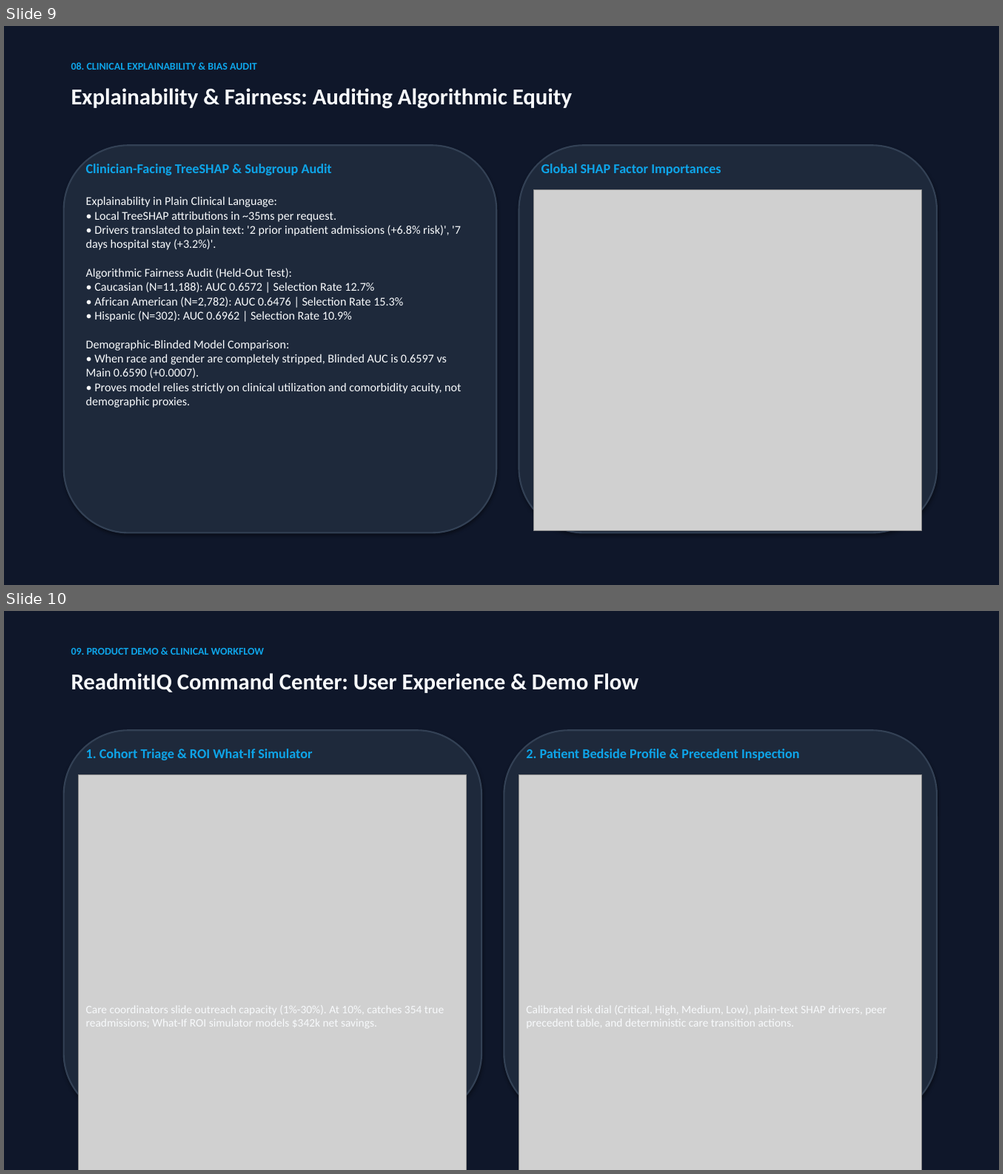
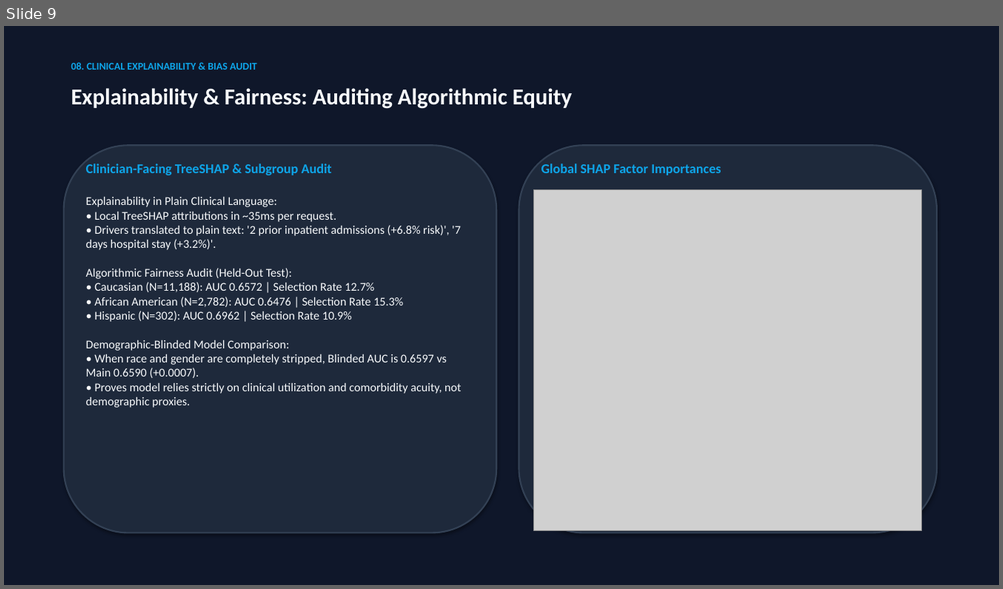
Before and after one commit to Tribhuwansingh2023/ReadmitIQ, a slide deck: docs/presentation/ReadmitIQ_deck.pptx. Shown one above the other, each under a label of ours: slides 9 and 10 before the commit, slide 9 after it. The pictures are 1003x1174 and 1003x589 pixels, drawn with LibreOffice and Linux fonts; fonts in the diff are those of the drawing; grey boxes stand for pictures. Boxes give left, top, right and bottom in pixels: in the first picture for what was removed or moved away, otherwise in the second. Text is boxed around its words. In the diff, an @@ line names an element or a change of style, - is before the commit and + after.

Commit message:
feat(xai): add Explainable AI v2 layer with local engine, global audit, and clinical UI

```diff
--- a/docs/presentation/ReadmitIQ_deck.pptx
+++ b/docs/presentation/ReadmitIQ_deck.pptx
@@ slide 10 removed at (x1=4, y1=611, x2=999, y2=1170), background #FFFFFF @@
@@ rectangle removed at (x1=4, y1=611, x2=999, y2=1170) @@
@@ text removed at (x1=71, y1=648, x2=264, y2=655) @@
-09. PRODUCT DEMO & CLINICAL WORKFLOW
@@ text removed at (x1=71, y1=673, x2=638, y2=693) @@
-ReadmitIQ Command Center: User Experience & Demo Flow
@@ rounded rectangle removed at (x1=64, y1=730, x2=481, y2=1119) @@
@@ rounded rectangle removed at (x1=504, y1=730, x2=936, y2=1119) @@
@@ text removed at (x1=86, y1=749, x2=312, y2=760) @@
-1. Cohort Triage & ROI What-If Simulator
@@ text removed at (x1=526, y1=749, x2=799, y2=760) @@
-2. Patient Bedside Profile & Precedent Inspection
@@ picture removed at (x1=79, y1=775, x2=466, y2=1170) @@
@@ picture removed at (x1=519, y1=775, x2=922, y2=1170) @@
@@ text removed at (x1=86, y1=1005, x2=444, y2=1027) @@
-Care coordinators slide outreach capacity (1%-30%). At 10%, catches 354 true readmissions; What-If ROI simulator models $342k net savings.
@@ text removed at (x1=526, y1=1005, x2=886, y2=1027) @@
-Calibrated risk dial (Critical, High, Medium, Low), plain-text SHAP drivers, peer precedent table, and deterministic care transition actions.
```
Also in this commit, not shown: 4 slides changed, 5 slides added, 53 other files.
